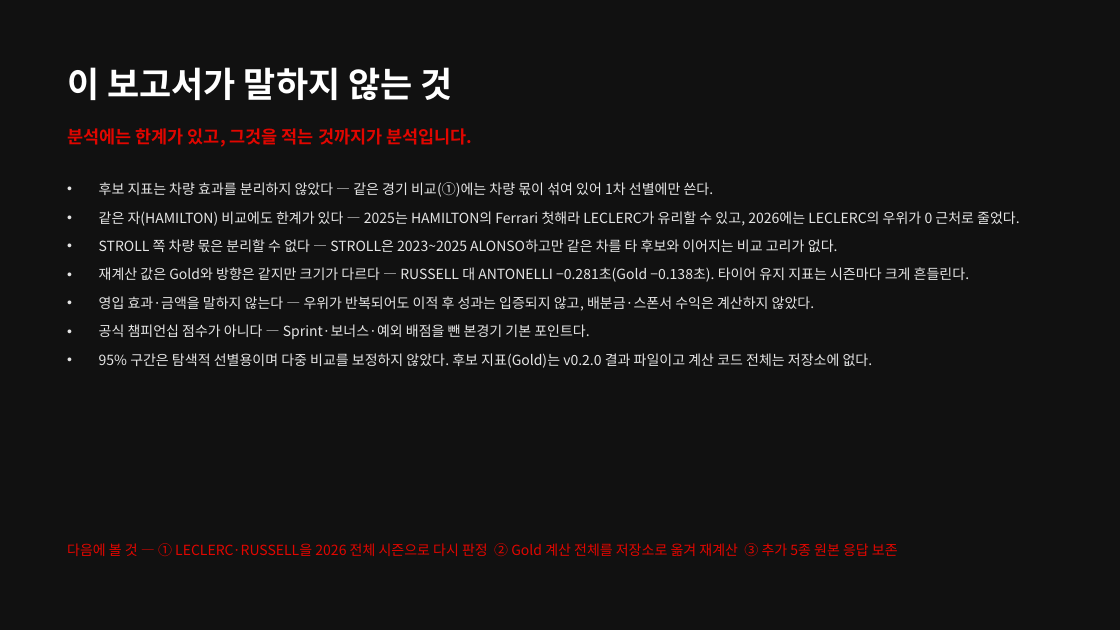
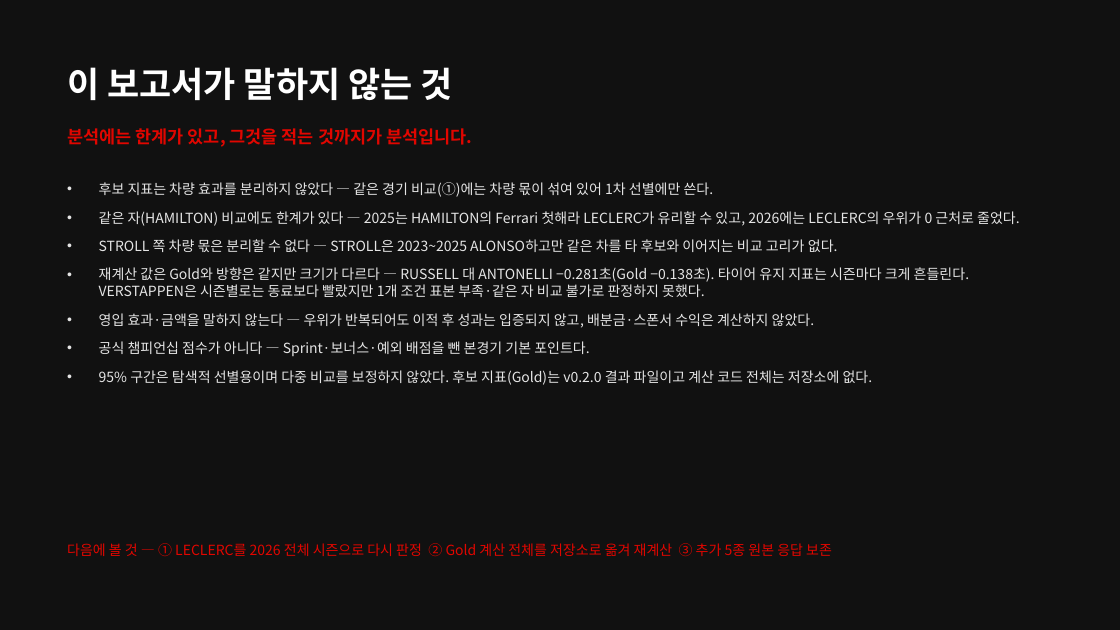
Before and after one commit to encore-ai-campus/mlo-02-p2-team1, a slide deck: slide 27 of docs/F1_TeamBuilder_발표자료.pptx (slide 26 before the commit). Drawn at 1120x630 pixels with LibreOffice and Linux fonts; fonts in the diff are those of the drawing. Boxes give left, top, right and bottom in pixels: in the first picture for what was removed or moved away, otherwise in the second. Text is boxed around its words. In the diff, an @@ line names an element or a change of style, - is before the commit and + after.

```diff
--- a/docs/F1_TeamBuilder_발표자료.pptx
+++ b/docs/F1_TeamBuilder_발표자료.pptx
@@ text at [99,267,969,297]: text changed @@
-• 재계산 값은 Gold와 방향은 같지만 크기가 다르다 — RUSSELL 대 ANTONELLI −0.281초(Gold −0.138초). 타이어 유지 지표는 시즌마다 크게 흔들린다.
+• 재계산 값은 Gold와 방향은 같지만 크기가 다르다 — RUSSELL 대 ANTONELLI −0.281초(Gold −0.138초). 타이어 유지 지표는 시즌마다 크게 흔들린다. VERSTAPPEN은 시즌별로는 동료보다 빨랐지만 1개 조건 표본 부족·같은 자 비교 불가로 판정하지 못했다.
@@ text at [67,543,832,556]: text changed @@
-다음에 볼 것 — ① LECLERC·RUSSELL을 2026 전체 시즌으로 다시 판정 ② Gold 계산 전체를 저장소로 옮겨 재계산 ③ 추가 5종 원본 응답 보존
+다음에 볼 것 — ① LECLERC를 2026 전체 시즌으로 다시 판정 ② Gold 계산 전체를 저장소로 옮겨 재계산 ③ 추가 5종 원본 응답 보존
```
Also in this commit, not shown: 9 other slides changed, 1 slide added, 8 other files.
